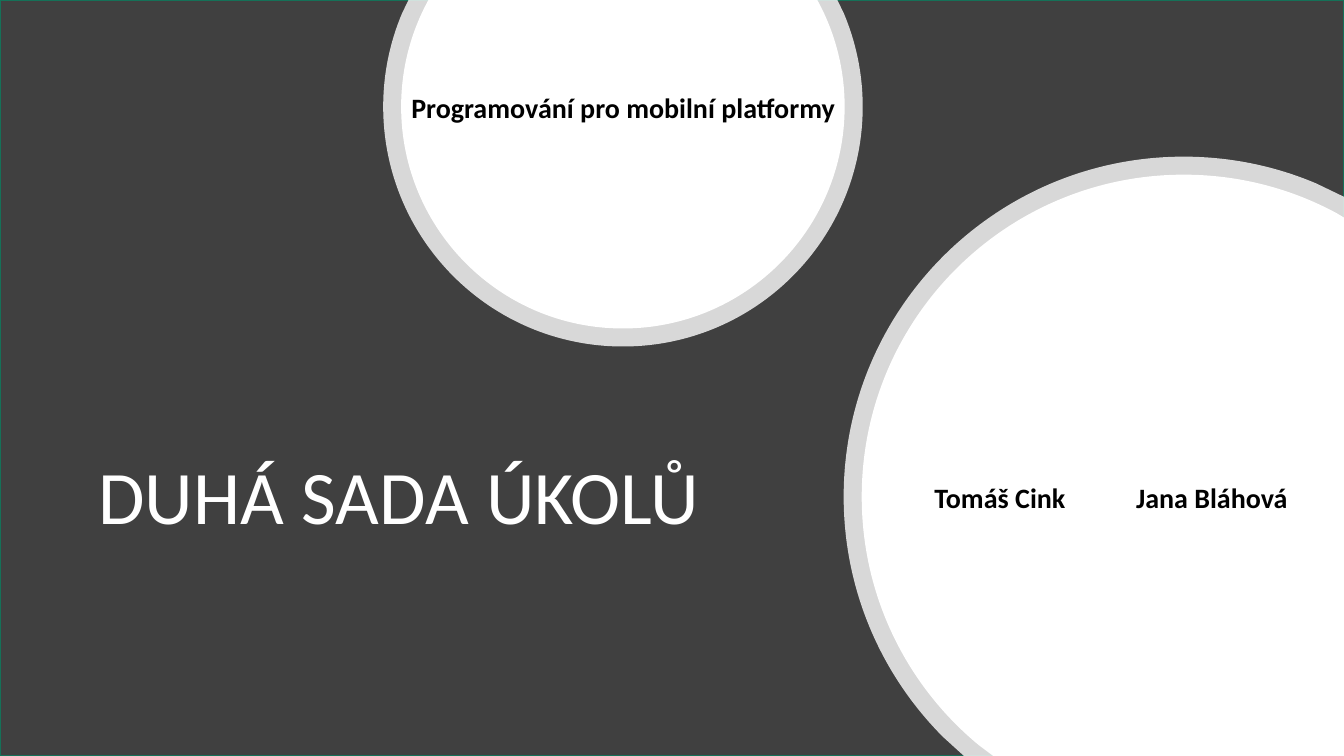
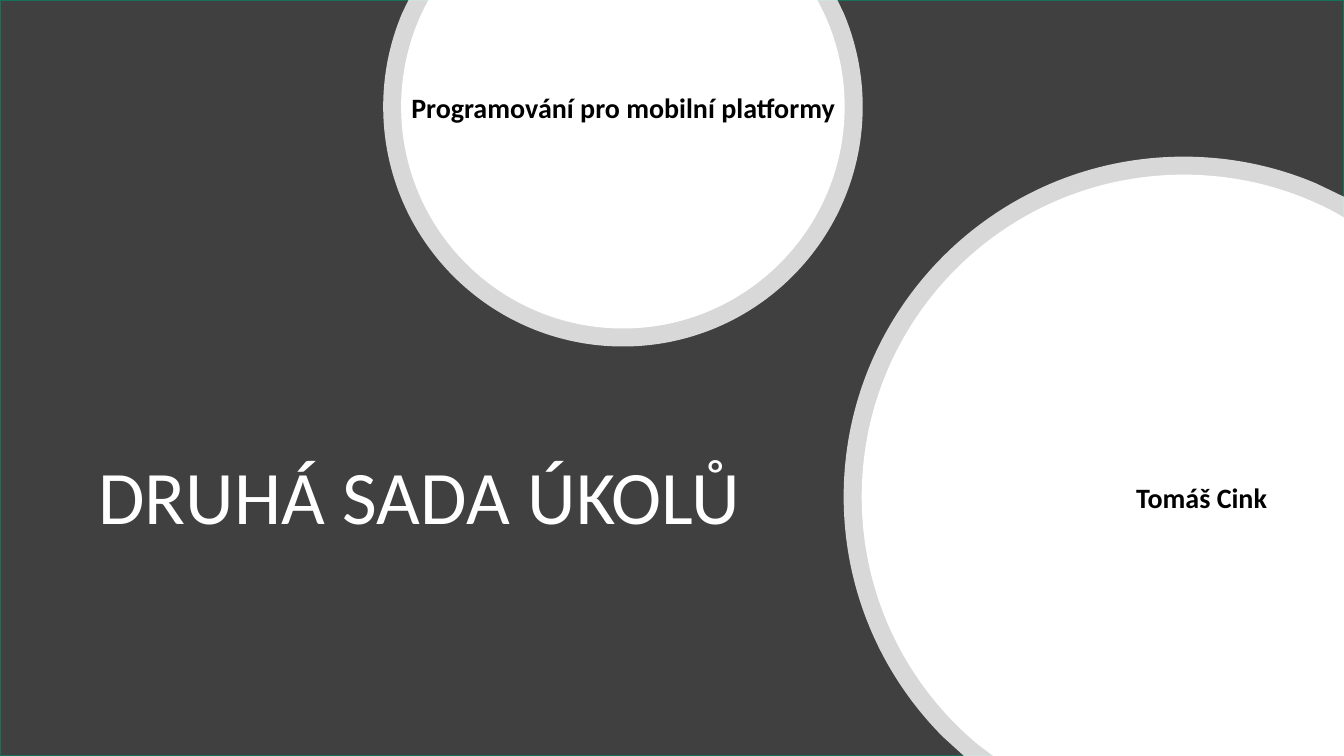
Before and after one commit to cink01/PMP, a slide deck: slide 1 of Prezentace_2.pptx. Drawn at 1344x756 pixels with LibreOffice and Linux fonts; fonts in the diff are those of the drawing. Boxes give left, top, right and bottom in pixels: in the first picture for what was removed or moved away, otherwise in the second. Text is boxed around its words. In the diff, an @@ line names an element or a change of style, - is before the commit and + after.

```diff
--- a/Prezentace_2.pptx
+++ b/Prezentace_2.pptx
@@ title at bbox=[98, 461, 741, 525]: text changed @@
-DUHÁ SADA ÚKOLŮ
+DRUHÁ SADA ÚKOLŮ
@@ text at bbox=[1136, 488, 1267, 509]: text changed @@
-Tomáš Cink Jana Bláhová
+Tomáš Cink
```
Also in this commit, not shown: 3 other slides changed, 17 slides added, 10 slides removed.
